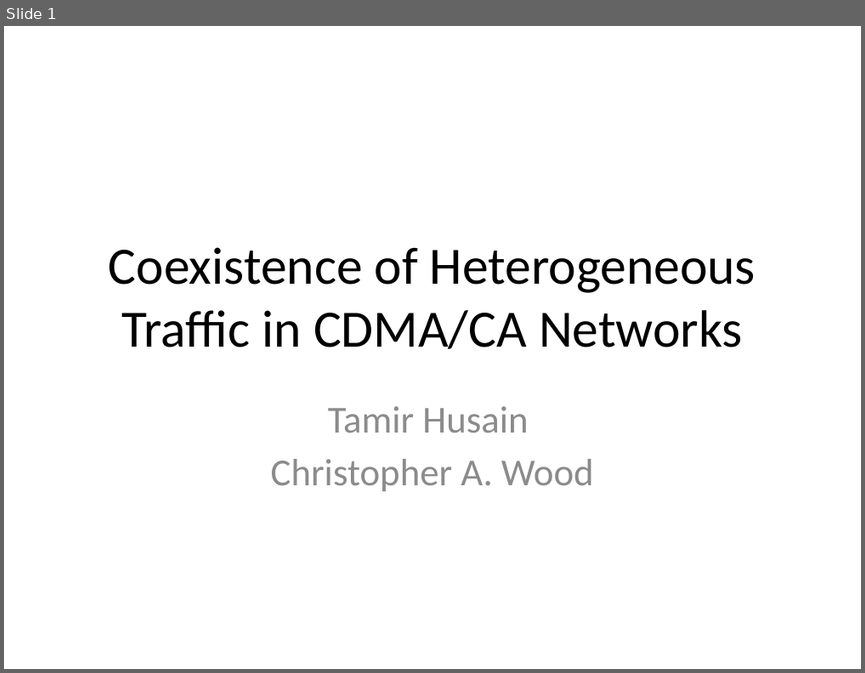
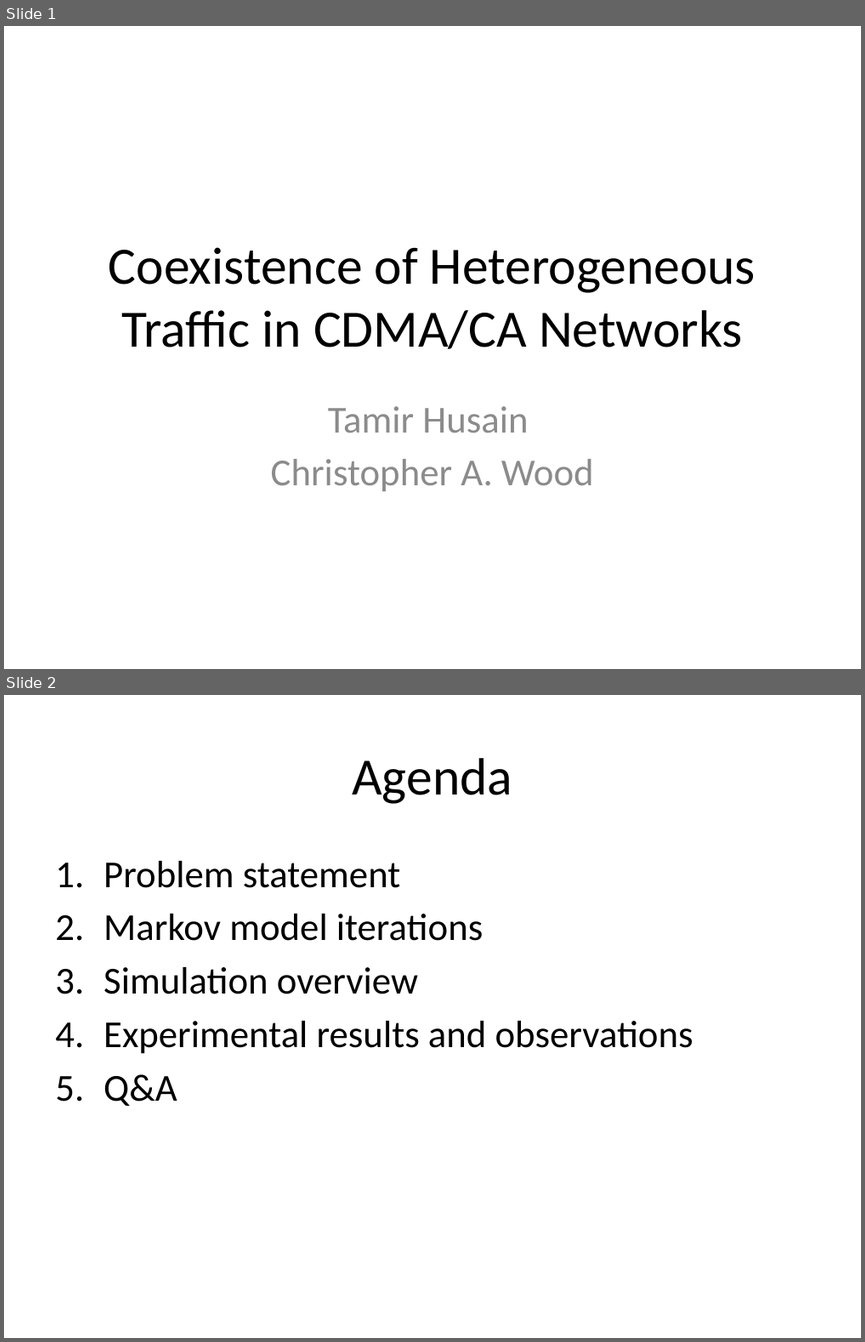
Before and after one commit to tamirh-uci/HeteroTrafficModels, a slide deck: presentation/slides.pptx. Shown one above the other, each under a label of ours: slide 1 before the commit, slides 1 and 2 after it. The pictures are 865x673 and 865x1342 pixels, drawn with LibreOffice and Linux fonts; fonts in the diff are those of the drawing. Boxes give left, top, right and bottom in pixels: in the first picture for what was removed or moved away, otherwise in the second. Text is boxed around its words. In the diff, an @@ line names an element or a change of style, - is before the commit and + after.

```diff
--- a/presentation/slides.pptx
+++ b/presentation/slides.pptx
@@ slide 2 added at [4,695,861,1338], background #FFFFFF @@
@@ title added at [352,758,512,804], 44 pt, text #000000 @@
+Agenda
@@ text added at [103,861,693,1106], 32 pt, text #000000 @@
+1. Problem statement
+2. Markov model iterations
+3. Simulation overview
+4. Experimental results and observations
+5. Q&A
```
Also in this commit, not shown: 4 other slides added.
